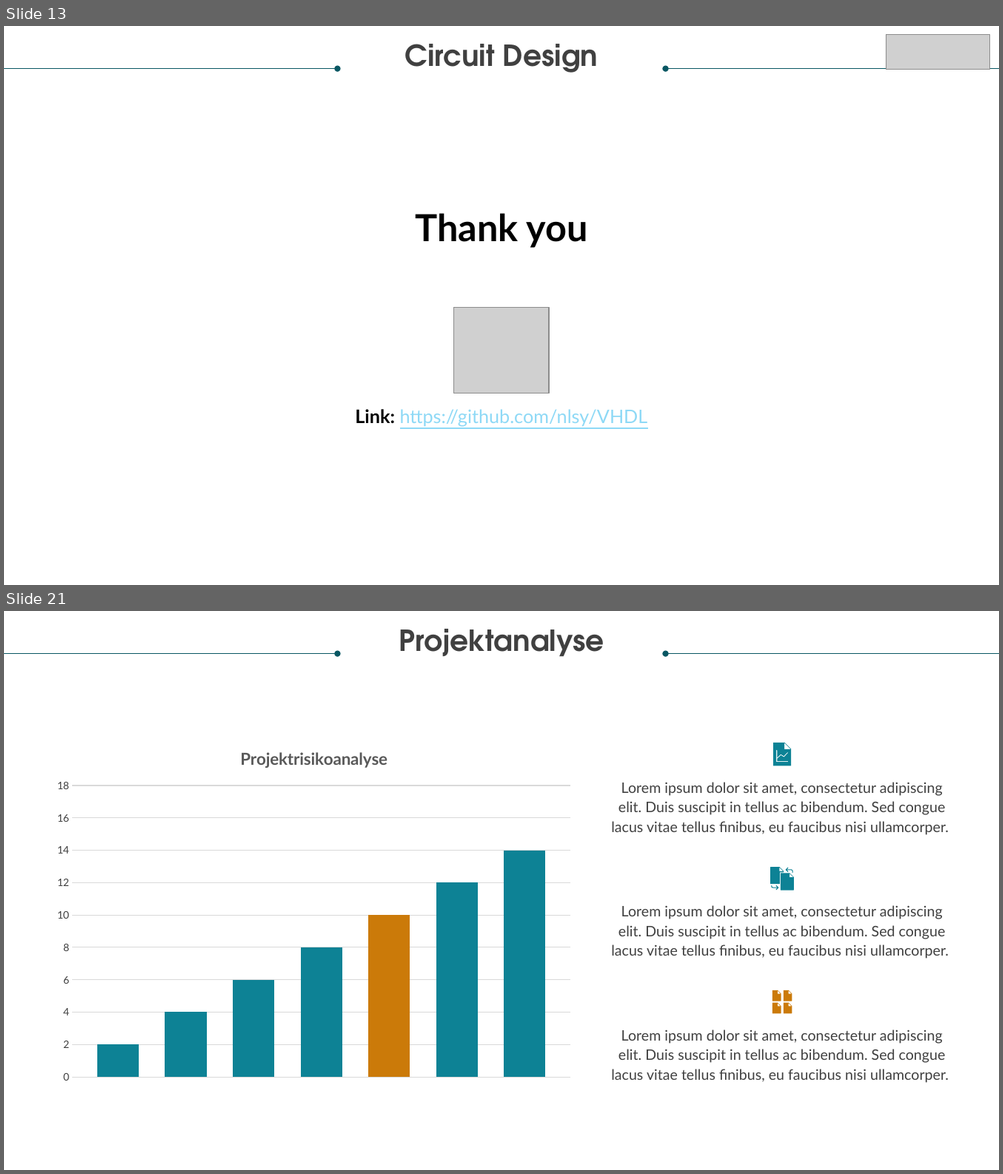
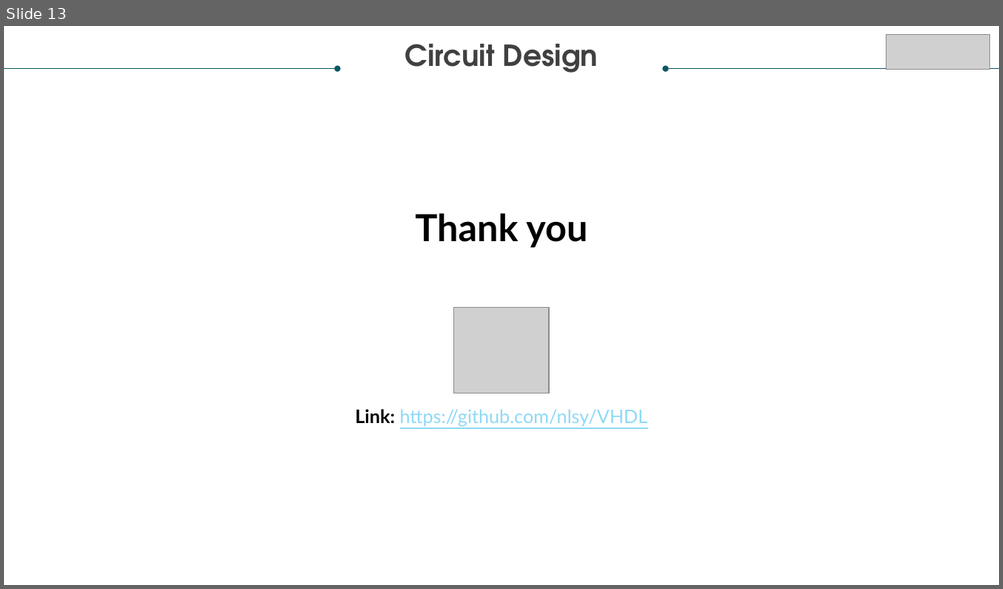
Before and after one commit to nlsy/VHDL, a slide deck: PITCH/VHDLPresentation.pptx. Shown one above the other, each under a label of ours: slides 13 and 21 before the commit, slide 13 after it; the slides between them are not shown. The pictures are 1003x1174 and 1003x589 pixels, drawn with LibreOffice and Linux fonts; fonts in the diff are those of the drawing; grey boxes stand for pictures. Boxes give left, top, right and bottom in pixels: in the first picture for what was removed or moved away, otherwise in the second. Text is boxed around its words. In the diff, an @@ line names an element or a change of style, - is before the commit and + after.

```diff
--- a/PITCH/VHDLPresentation.pptx
+++ b/PITCH/VHDLPresentation.pptx
@@ slide 21 removed at (4,611,999,1170), background #FFFFFF @@
@@ text removed at (399,629,604,657) @@
-Projektanalyse
@@ arrow removed from (4, 653) to (338, 653) @@
@@ arrow removed from (999, 653) to (665, 653) @@
@@ column chart removed at (46,734,580,1091) @@
-title "Projektrisikoanalyse "
-categories: 1
-Series 1: 2
-Series 2: 4
-Series 3: 6
-Series 4: 8
-Series 5: 10
-Series 6: 12
-Series 7: 14
@@ freeform shape removed at (774,743,791,766) @@
@@ text removed at (611,782,948,835) @@
-Lorem ipsum dolor sit amet, consectetur adipiscing elit. Duis suscipit in tellus ac bibendum. Sed congue lacus vitae tellus finibus, eu faucibus nisi ullamcorper.
@@ group removed at (770,867,794,891): 4 freeform shapes @@
@@ text removed at (611,906,948,959) @@
-Lorem ipsum dolor sit amet, consectetur adipiscing elit. Duis suscipit in tellus ac bibendum. Sed congue lacus vitae tellus finibus, eu faucibus nisi ullamcorper.
@@ group removed at (772,991,791,1014): 4 freeform shapes @@
@@ text removed at (611,1030,948,1083) @@
-Lorem ipsum dolor sit amet, consectetur adipiscing elit. Duis suscipit in tellus ac bibendum. Sed congue lacus vitae tellus finibus, eu faucibus nisi ullamcorper.
```
Also in this commit, not shown: 8 other slides removed, 2 other files.
